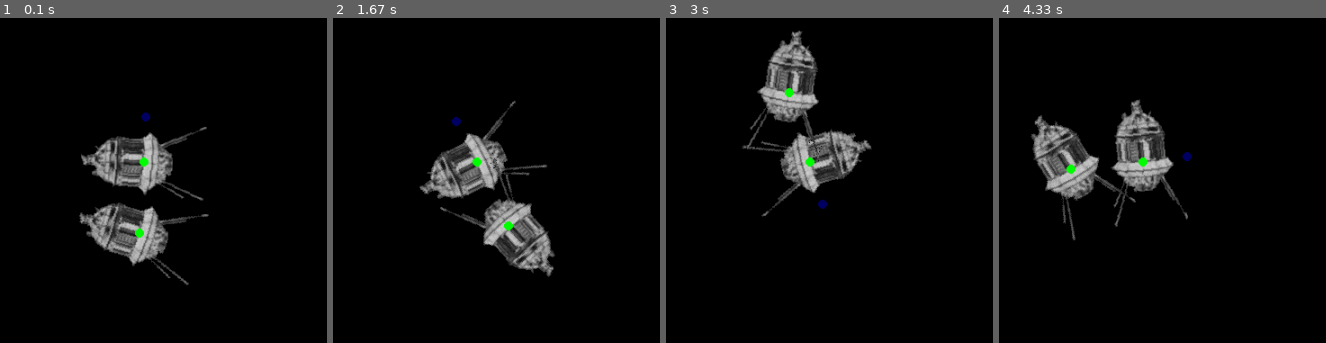
Above: before the commit, frames 1-4 (left to right).
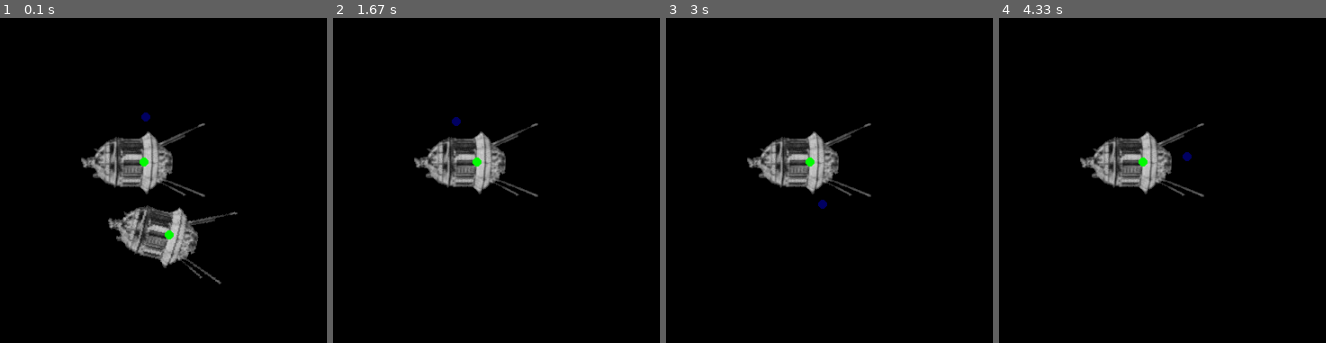
Above: after the commit, the same moments.

Repository: BruceJohnJennerLawso/Ignition_Engine
Game: pygame game, started from gopy/app.py
The game is run twice, just before and just after one commit, with the same random seed, the same clock (stepped at 60 frames per second) and the same inputs. The source is Python 2; it was converted automatically to run under Python 3.
Inputs:
- Up to frame 1 (0.1 s): no input
- Up to frame 2 (1.67 s): tap T at 0.33, 0.67 s
- Up to frame 3 (3 s): tap T at 2.57, 2.87 s
- Up to frame 4 (4.33 s): no input

The runs differ from the first frame. In frame 1, 6.5% of the frame differs, in the area x 24-73%, y 32-83%; in frame 2, 7.2%; in frame 3, 7.8%, in the area x 23-63%, y 3-62%; in frame 4, 7.6%.

Commit message:
camera issue is fixed, just needed to rotate images with the camera rotation so that the camera would behave as expected

Diff:
--- a/gopy/ignition_engine.py
+++ b/gopy/ignition_engine.py
@@ -18,7 +18,7 @@
 		self.mainCamera = Ignition_Camera(vector_II(0,0), 0.0, 1.0)
 
 		self.Vessels = []
-		self.Vessels.insert(0, Vessel( vector_II(100, -20), vector_II(0.0, 0), 0, 0.05, "Almighty Probe", "almighty.jpg"))
+		self.Vessels.insert(0, Vessel( vector_II(100, -20), vector_II(0.1, 0), 0, 0.05, "Almighty Probe", "almighty.jpg"))
 		self.Vessels.insert(0, Vessel( vector_II(100, -100), vector_II(0, 0), 0, 0.01, "Almighty Probe2", "almighty.jpg"))
 
 		self.Markers = []
@@ -79,7 +79,7 @@
 			self.mainCamera.Update(deltat, self.cameraTarget, self.windowHeight, self.windowWidth)
 
 			for v in self.Vessels:
-				self.mainCamera.drawTo(screen, pygame.transform.rotate(v.getImage(), -v.getRotation()), v.getIgnitionName(), v.getPosition(), v.getRotation(), self.windowHeight, self.windowWidth)
+				self.mainCamera.drawTo(screen, pygame.transform.rotate(v.getImage(), -(v.getRotation()- self.mainCamera.Rotation)), v.getIgnitionName(), v.getPosition(), v.getRotation(), self.windowHeight, self.windowWidth)
 			for v in self.Vessels:
 				green = 0,255,0
 				vesMarker = ignitionMarker(v.getPosition(), v.getIgnitionName()+ (" Marker"), green )
Not shown, changed: gopy/ignition_engine.pyc
